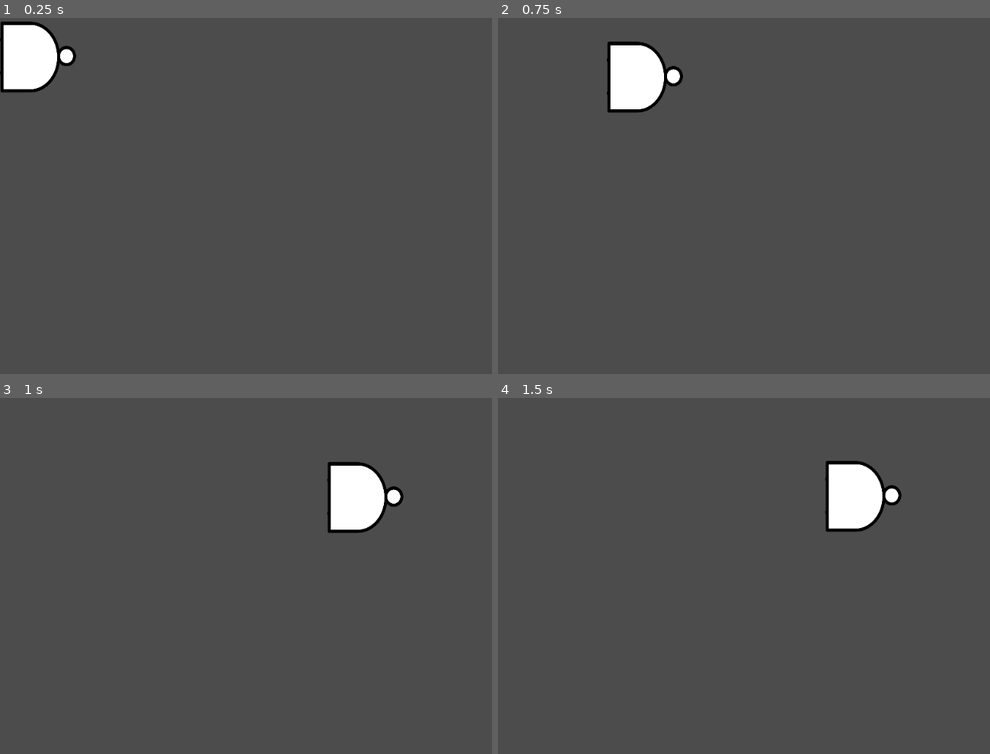
Above: before the commit, frames 1-4 (two rows, left to right).
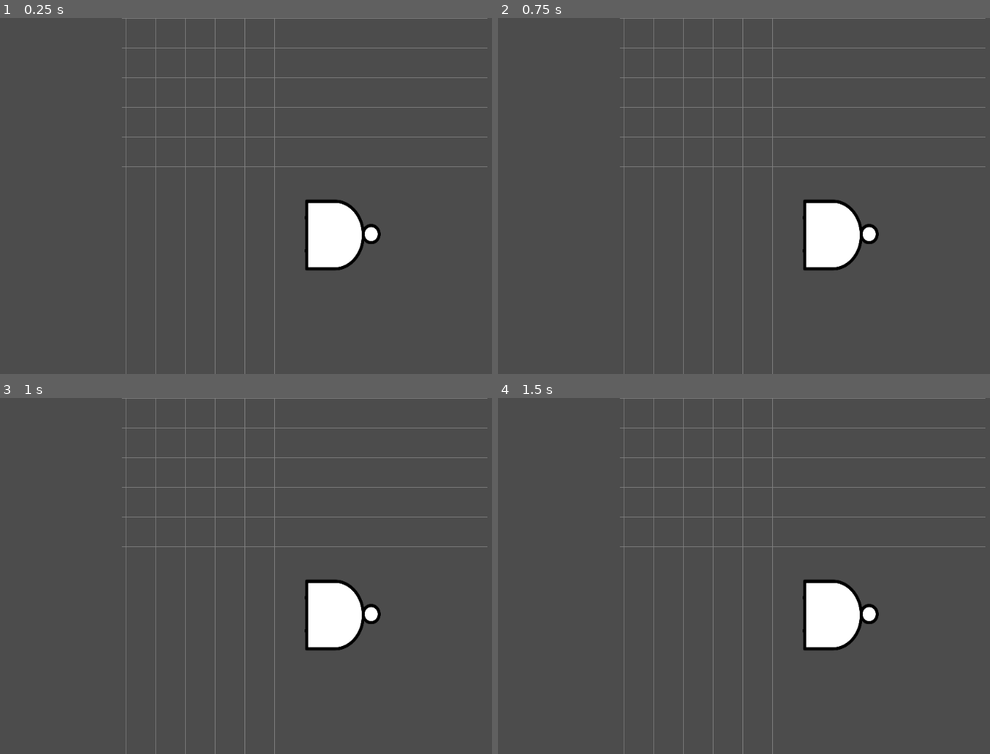
Above: after the commit, the same moments.

Repository: SeanFxyz/assembler_exemplar
Game: Godot game, scene res://scenes/ChipDesigner/ChipDesigner.tscn
Two runs of this game, one before a commit and one after it. Both use one fixed random seed, a clock stepped at 60 frames per second and the inputs below. This scene is started directly instead of the project's main scene.
Inputs (mouse positions are in pixels of both pictures, inside the frame that each line leads up to):
- Up to frame 1 (0.25 s): no input
- Up to frame 2 (0.75 s): tap Enter at 0.5 s; drag from (537, 57) to (862, 117) at 0.52 s
- Up to frame 3 (1 s): no input
- Up to frame 4 (1.5 s): drag from (680, 593) to (862, 497) at 1.27 s

The runs differ from the first frame. In frame 1, 6.4% of the frame differs, in the area x 0-100%, y 0-100%; in frame 2, 6.3%; in frame 3, 6.4%, in the area x 24-100%, y 0-100%; in frame 4, 6.4%.

Commit message:
More grid work

Diff:
--- a/src/scenes/ChipDesigner/Canvas/Grid.gd
+++ b/src/scenes/ChipDesigner/Canvas/Grid.gd
@@ -1,17 +1,21 @@
 extends Node2D
 
+export var lower_y_bound = -10000
+export var lower_x_bound = -10000
+export var upper_x_bound = 10000
+export var upper_y_bound = 10000
 export var snap_inc = 50
 export var grid_line_color = Color(.5, .5, .5, 1)
 onready var view_rect = get_viewport().get_visible_rect()
 
 func _draw():
-	for i in range(view_rect.position.y, view_rect.end.y, snap_inc):
-		draw_line(Vector2(view_rect.position.x, view_rect.position.y + i),
-				  Vector2(view_rect.end.x, view_rect.position.y + i),
+	for i in range(lower_y_bound, upper_y_bound, snap_inc):
+		draw_line(Vector2(lower_x_bound, lower_y_bound + i),
+				  Vector2(upper_x_bound, lower_y_bound + i),
 				  grid_line_color)
-	for i in range(view_rect.position.x, view_rect.end.x, snap_inc):
-		draw_line(Vector2(view_rect.position.x + i, view_rect.position.y),
-				  Vector2(view_rect.position.x + i, view_rect.end.y),
+	for i in range(lower_x_bound, upper_x_bound, snap_inc):
+		draw_line(Vector2(lower_x_bound + i, lower_y_bound),
+				  Vector2(lower_x_bound + i, upper_y_bound),
 				  grid_line_color)
 
 # Called when the node enters the scene tree for the first time.
--- a/src/scenes/ChipDesigner/ChipDesigner.tscn
+++ b/src/scenes/ChipDesigner/ChipDesigner.tscn
@@ -1,9 +1,8 @@
-[gd_scene load_steps=5 format=2]
+[gd_scene load_steps=4 format=2]
 
 [ext_resource path="res://scenes/ChipDesigner/CanvasSwitcher.gd" type="Script" id=1]
 [ext_resource path="res://scenes/ChipDesigner/ChipDesigner.gd" type="Script" id=2]
 [ext_resource path="res://scenes/ChipDesigner/Canvas/Canvas.tscn" type="PackedScene" id=3]
-[ext_resource path="res://scenes/ChipDesigner/CanvasChips/NAND.tscn" type="PackedScene" id=4]
 
 [node name="ChipDesigner" type="Control"]
 anchor_right = 1.0
@@ -25,13 +24,10 @@
 "_edit_use_anchors_": false
 }
 
-[node name="NAND" parent="." instance=ExtResource( 4 )]
-
 [node name="Camera2D" type="Camera2D" parent="."]
 anchor_mode = 0
 current = true
 
 [node name="Canvas" parent="." instance=ExtResource( 3 )]
-visible = false
 anchor_left = 0.2
 anchor_right = 0.8
